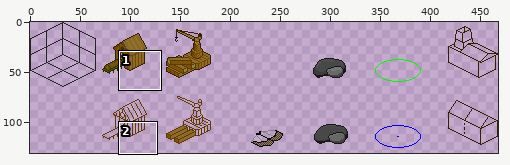
Sprite sheet, stored at art/sprites_2_2.png. Above: a wide view before the commit, with the close-up outlined.
Close-up. Before the edit:
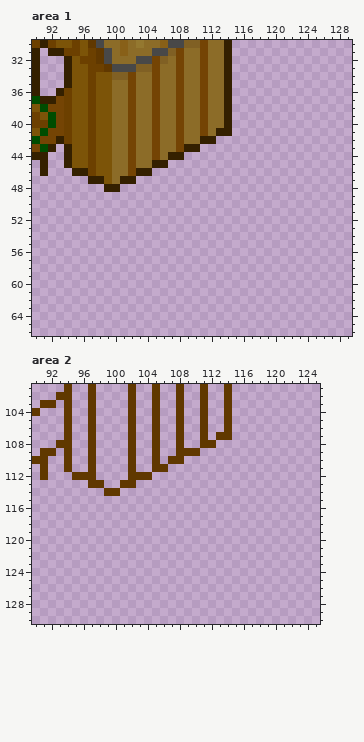
The file is 468x131 pixels. Shown: area 1: x 90..129, y 30..66; area 2: x 90..125, y 101..130.
Once edited:
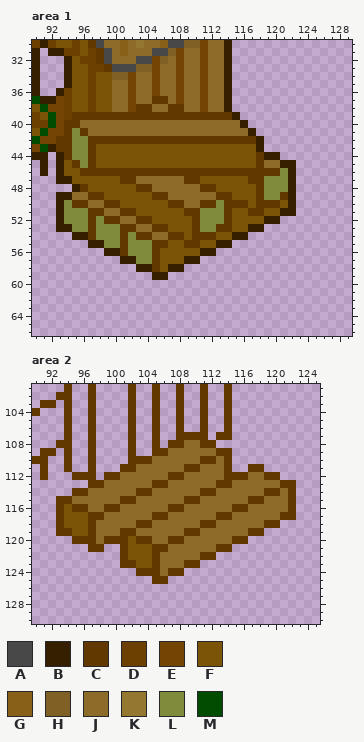
Palette (. is transparent): A #484848  B #342000  C #603800  D #6c4000  E #744404  F #7c5408  G #886018  H #806024  J #8c6c28  K #947830  L #808c3c  M #004c00
Diff:
--- area 1
@@ x 90..129 @@
 36 B..BDFFDFFJJEJJEJJEJJEJJB...............
-37 MBBEDFFDFFJJEJJEJJEJJEJJB...............
-38 FMEEDFFDFFJJEJJEJJEJJEJJB...............
-39 DFMEDFFDFFJJEJJEJJEJJEJJB...............
-40 DDMEDFFDFFJJEJJEJJEJJEJJB...............
-41 FMEEDFFDFFJJEJJEJJEJJEJBB...............
-42 MEEBDFFDFFJJEJJEJJEJJBB.................
-43 EMB.BFFDFFJJEJJEJJEBB...................
-44 BB..BFFDFFJJEJJEJBB.....................
-45 .B..BFFDFFJJEJJBB.......................
-46 .B...BBDFFJJEBB.........................
-47 .......BBFJBB...........................
-48 .........BB.............................
-49 ........................................
-50 ........................................
-51 ........................................
-52 ........................................
-53 ........................................
-54 ........................................
-55 ........................................
-56 ........................................
-57 ........................................
-58 ........................................
-59 ........................................
+37 MBBEDFFDFFJJEJJCCJEJJEJJB...............
+38 FMEEDFFDFFJJECCJJCCJJEJJB...............
+39 DFMEDCCCCCCCCCCCCCCCCCCCCB..............
+40 DDMECCJJJJJJJJJJJJJJJJJJJJB.............
+41 FMEECLCJJJJJJJJJJJJJJJJJJJJB............
+42 MEECCLLCCCCCCCCCCCCCCCCCCCCCB...........
+43 EMBCCLLCFFFFFFFFFFFFFFFFFFFFB...........
+44 BB.BCLLCFFFFFFFFFFFFFFFFFFFFCBB.........
+45 .B.BFCLCFFFFFFFFFFFFFFFFFFFFCJJBB.......
+46 .B.BFFCCCCCCCCCCCCCCCCCCCCCCCCCLB.......
+47 ...BBFFFFFFCCJJJJJJCCFFFFFFCCLLLB.......
+48 .....BCFFFFFFCCJJJJJJCCFFFFFCLLLB.......
+49 ...BBJJCCFFFFFFCCJJJJJJCCFFFCLLCB.......
+50 ...BLCCJJCCFFFFFFCCJJCCLCCCFCCCFB.......
+51 ...BLLLCCJJCCFFFFFFCCLLLCFFCCFFBB.......
+52 ...BLLLCLCCJJCCFFFFFCLLLCFFFFBB.........
+53 ...BBLLCLLLCCJJCCFFFCLLCCFFBB...........
+54 .....BBCLLLCLCCJJCCFCCCFFBB.............
+55 .......BBLLCLLLCCFFCCFFBB...............
+56 .........BBCLLLCFFFFFBB.................
+57 ...........BBLLCFFFBB...................
+58 .............BBCFBB.....................
+59 ...............BB.......................
 60 ........................................
--- area 2
@@ x 90..125 @@
 106 ....C..C....C..C..C..C..C...........
-107 ....C..C....C..C..C..C.CC...........
-108 ...CC..C....C..C..C..CC.............
-109 .CC.C..C....C..C..CCC...............
-110 CC..C..C....C..C.CC.................
-111 .C..C..C....C..CC...................
-112 .C...CCC....CCC.....................
-113 .......CC..CC.......................
-114 .........CC.........................
-115 ....................................
-116 ....................................
-117 ....................................
-118 ....................................
-119 ....................................
-120 ....................................
-121 ....................................
-122 ....................................
-123 ....................................
-124 ....................................
-125 ....................................
+107 ....C..C....C..C..CCCC.CC...........
+108 ...CC..C....C..C.CCJJCC.............
+109 .CC.C..C....C..CCJJJJJJCC...........
+110 CC..C..C....CCCJJJJJJCCJC...........
+111 .C..C..C...CCJJJJJJCCJJJC..CC.......
+112 .C...CCC.CCJJJJJJCCJJJJJCCCJJCC.....
+113 .......CCJJJJJJCCJJJJJJCCJJJJJJCC...
+114 .....CCJJJJJJCCJJJJJJCCJJJJJJCCJC...
+115 ...CCJJJJJJCCJJJJJJCCJJJJJJCCJJJC...
+116 ...CFCCJJCCJJJJJJCCJJJJJJCCJJJJJC...
+117 ...CFFFCCJJJJJJCCJJJJJJCCJJJJJJCC...
+118 ...CFFFCJJJJJCCJJJJJJCCJJJJJJCC.....
+119 ...CCFFCJJJCCJJJJJJCCJJJJJJCC.......
+120 .....CCCJCCCFCCJJCCJJJJJJCC.........
+121 .......CC..CFFFCCJJJJJJCC...........
+122 ...........CFFFCJJJJJCC.............
+123 ...........CCFFCJJJCC...............
+124 .............CCCJCC.................
+125 ...............CC...................
 126 ....................................
Pixel boxes of the changes (left, top, right, bottom) in both close-ups:
changed: (56, 96, 296, 280)
changed: (56, 432, 296, 584)
